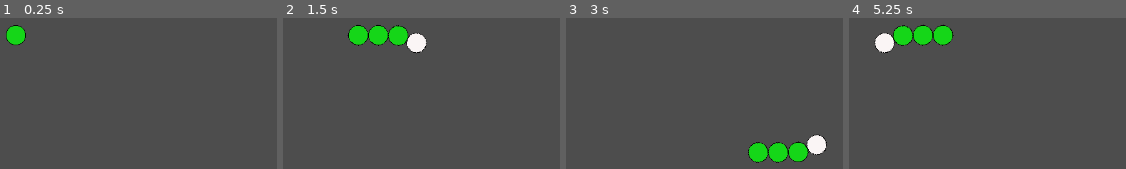
Above: before the commit, frames 1-4 (left to right).
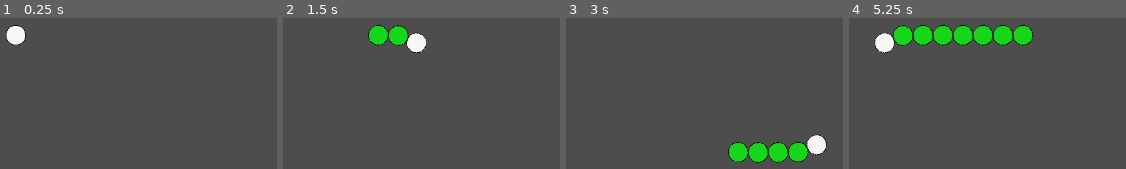
Above: after the commit, the same moments.

Repository: cledson-leite/snake-arena-survivor
Game: Godot game, scene res://scenes/Main.tscn
Same seed, same stepped clock (60 frames per second), same inputs: the game is played once before the commit and once after it.
Inputs:
- Up to frame 1 (0.25 s): no input
- Up to frame 2 (1.5 s): tap Enter at 0.5 s; hold D (right) 0.53-1.28 s; tap 6 (grow, bound only after the commit) at 0.6, 1.35 s; hold S (down) from 1.28 s (still down)
- Up to frame 3 (3 s): release S (down) at 2.03 s; hold D (right) 2.03-2.78 s; tap 6 (grow, bound only after the commit) at 2.1, 2.85 s; hold W (up) from 2.78 s (still down)
- Up to frame 4 (5.25 s): release W (up) at 3.53 s; hold A (left) 3.53-5.03 s; tap 6 (grow, bound only after the commit) at 3.6, 4.35, 5.1 s; hold S (down) from 5.03 s (still down)

The runs differ from the first frame. In frame 1, 0.7% of the frame differs, in the area x 2-10%, y 5-18%; in frame 2, 0.8%; in frame 3, 0.8%; in frame 4, 3.1%, in the area x 37-67%, y 4-19%.

Commit message:
implementar crescimento da cobra

Diff:
--- a/intites/player/scripts/PlayerSnake.gd
+++ b/intites/player/scripts/PlayerSnake.gd
@@ -20,9 +20,6 @@
 	var history_lenght := max_segments * segment_spacing
 	for i in range(history_lenght):
 		position_history.append(global_position)
-
-	for i in 3:
-		add_body_segment(body_scene)
 
 func _physics_process(delta: float) -> void:
 	var input_direction := Input.get_vector(
@@ -65,11 +62,18 @@
 		if history_index < position_history.size():
 			body_segments[i].global_position = position_history[history_index]
 
+	if Input.is_action_just_pressed("grow"):
+		add_body_segment(body_scene)
+
 func add_body_segment(scene: PackedScene) -> void:
 	if body_segments.size() >= max_segments:
 		return
 	var segment = scene.instantiate() as Node2D
 	add_child(segment)
+	var index := (body_segments.size() + 1) * segment_spacing
+	if index < position_history.size():
+		segment.global_position = position_history[index]
+	else:
+		segment.global_position = global_position
 
-	segment.global_position = global_position
 	body_segments.append(segment)
--- a/project.godot
+++ b/project.godot
@@ -46,6 +46,11 @@
 , Object(InputEventKey,"resource_local_to_scene":false,"resource_name":"","device":-1,"window_id":0,"alt_pressed":false …(186 unchanged characters)…
 ]
 }
+grow={
+"deadzone": 0.2,
+"events": [Object(InputEventKey,"resource_local_to_scene":false,"resource_name":"","device":-1,"window_id":0,"alt_pressed":false,"shift_pressed":false,"ctrl_pressed":false,"meta_pressed":false,"pressed":false,"keycode":0,"physical_keycode":54,"key_label":0,"unicode":54,"location":0,"echo":false,"script":null)
+]
+}
 
 [rendering]
 
